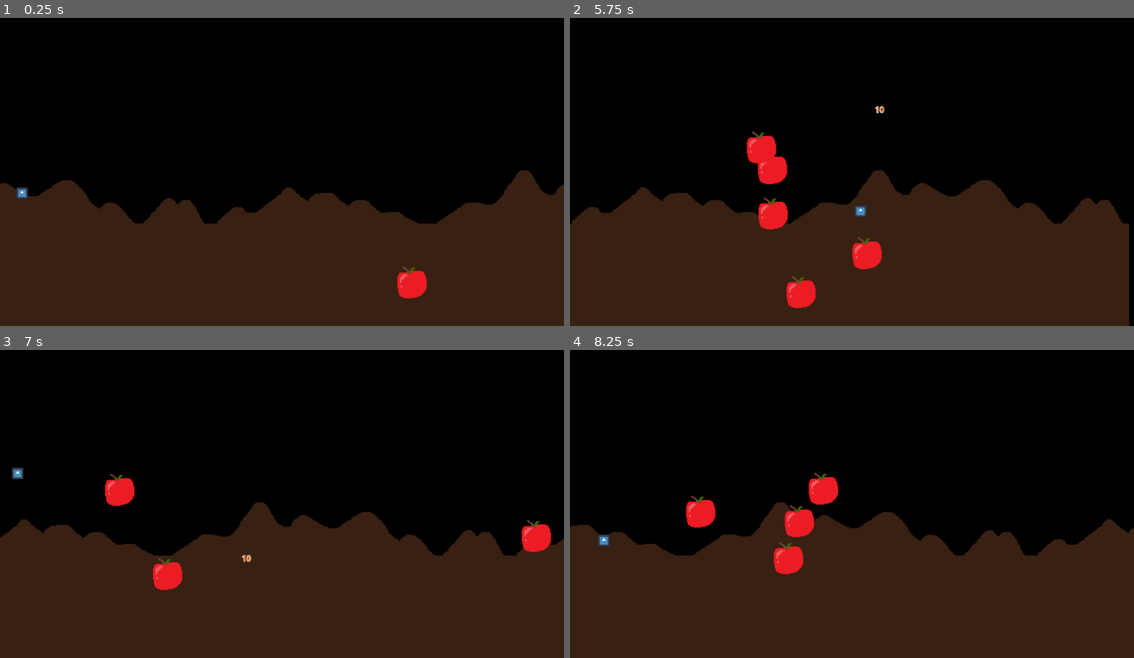
Above: before the commit, frames 1-4 (two rows, left to right).
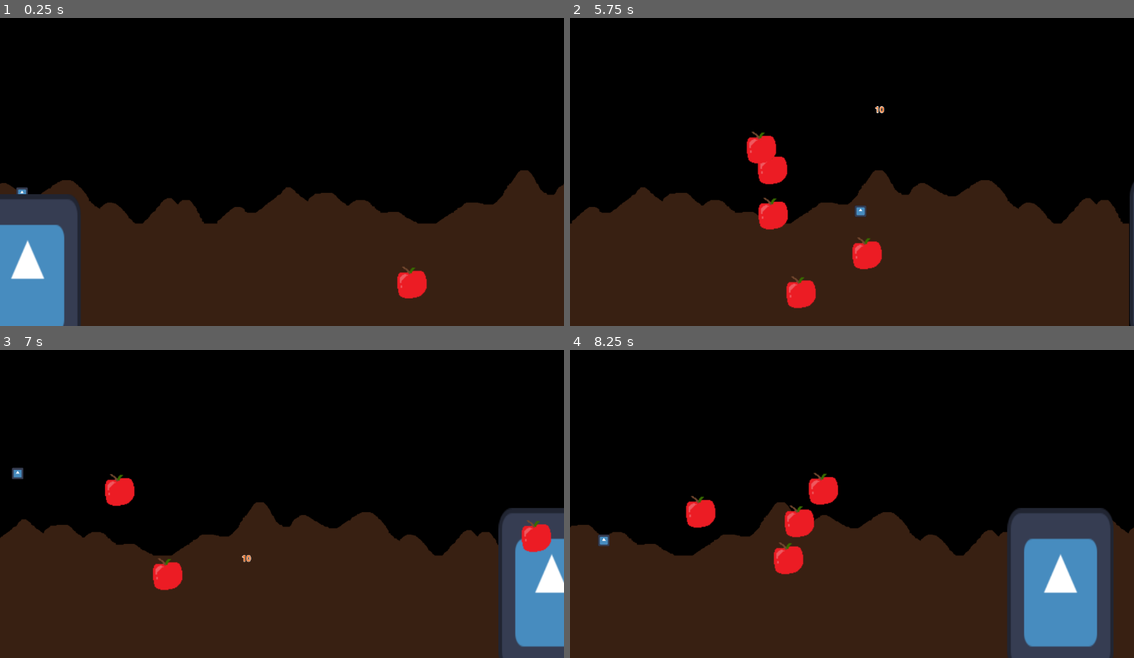
Above: after the commit, the same moments.

Repository: Kurooco/HonorsProject
Game: Godot game, scene res://globals/level_handler.tscn
Two runs of this game, one before a commit and one after it. Both use one fixed random seed, a clock stepped at 60 frames per second and the inputs below. The engine's default icon, where the game draws it, is replaced by a stand-in: a white triangle on a blue panel in a dark square.
Inputs:
- Up to frame 1 (0.25 s): no input
- Up to frame 2 (5.75 s): hold Right (right) 0.53-2.03 s; tap Up (jump) at 0.77, 1.52, 3.02, 3.77, 4.52 s; hold Left (left) 2.03-2.78 s; hold Right (right) 2.78-4.28 s; hold Left (left) 4.28-5.03 s; hold Right (right) from 5.03 s (still down)
- Up to frame 3 (7 s): release Right (right) at 5.78 s; hold Left (left) from 5.78 s (still down); tap Up (jump) at 6.02, 6.77 s
- Up to frame 4 (8.25 s): release Left (left) at 7.28 s; hold Right (right) from 7.28 s (still down); tap Up (jump) at 7.52 s

The runs differ from the first frame. In frame 1, 6.1% of the frame differs, in the area x 0-15%, y 57-100%; in frame 2, 0.3%; in frame 3, 5.2%; in frame 4, 9.1%, in the area x 77-97%, y 51-100%.

Commit message:
made acorn

Diff:
--- /dev/null
+++ b/scenes/level_objects/assist/acorn.gd
@@ -0,0 +1,15 @@
+extends "res://scenes/player/collectable.gd"
+
+const GRAVITY = 500
+
+var velocity : Vector2
+var birth_y : float
+
+func _ready():
+	birth_y = position.y
+
+func _process(delta):
+	velocity.y += delta*GRAVITY
+	position += velocity*delta
+	if(position.y > birth_y):
+		queue_free()
--- /dev/null
+++ b/scenes/level_objects/assist/acorn.tscn
@@ -0,0 +1,16 @@
+[gd_scene load_steps=5 format=3 uid="uid://oh37nacj7g3i"]
+
+[ext_resource type="PackedScene" uid="uid://cr4ob4hn7hybp" path="res://scenes/player/collectable.tscn" id="1_lol5v"]
+[ext_resource type="Texture2D" uid="uid://chaceujneqia" path="res://art/acorn.png" id="2_ce3kf"]
+[ext_resource type="Script" uid="uid://dwn852x1mhgua" path="res://scenes/level_objects/assist/acorn.gd" id="2_ihngi"]
+
+[sub_resource type="RectangleShape2D" id="RectangleShape2D_ihngi"]
+
+[node name="Acorn" instance=ExtResource("1_lol5v")]
+script = ExtResource("2_ihngi")
+
+[node name="Sprite2D" type="Sprite2D" parent="." index="0"]
+texture = ExtResource("2_ce3kf")
+
+[node name="CollisionShape2D" type="CollisionShape2D" parent="." index="1"]
+shape = SubResource("RectangleShape2D_ihngi")
--- a/scenes/level_objects/assist/food_spawner_copy.gd
+++ b/scenes/level_objects/assist/food_spawner_copy.gd
@@ -3,6 +3,7 @@
 @export var spawn_time = 1.0
 @export var y_range = Vector2(-300, -100)
 @export var x_range = Vector2(-30, 30)
+@export var spawn_item = preload("res://scenes/level_objects/assist/food.tscn")
 
 var start_x = 0
 var end_x = 0
@@ -21,7 +22,6 @@
 	start_x = max(start_point, get_viewport().get_camera_2d().position.x-get_viewport().size.x/2)
 	end_x = min(end_point, get_viewport().get_camera_2d().position.x+get_viewport().size.x/2)
 	adjusted_distance_ratio = (end_x-start_x)/get_viewport().size.x
-	print(adjusted_distance_ratio)
 
 func _on_timer_timeout():
 	if(adjusted_distance_ratio <= 0):
@@ -32,7 +32,7 @@
 	$Point2.global_position.x = end_x
 
 	$PathFollow2D.progress_ratio = randf_range((start_x-start_point)/distance, ((end_x-start_point))/distance)
-	var new_food = load("res://scenes/level_objects/assist/food.tscn").instantiate()
+	var new_food = spawn_item.instantiate()
 	new_food.global_position = $PathFollow2D.global_position
 	new_food.velocity.y = randf_range(y_range.x, y_range.y)
 	new_food.velocity.x = randf_range(x_range.x, x_range.y)
--- a/scenes/levels/level_1.tscn
+++ b/scenes/levels/level_1.tscn
@@ -1,7 +1,8 @@
-[gd_scene load_steps=7 format=3 uid="uid://ctkfbpows8frn"]
+[gd_scene load_steps=8 format=3 uid="uid://ctkfbpows8frn"]
 
 [ext_resource type="PackedScene" uid="uid://bkj34yi74b4m7" path="res://scenes/player/player.tscn" id="1_ksju7"]
 [ext_resource type="Script" uid="uid://bue5n6qihlk4c" path="res://scenes/levels/level_1.gd" id="1_x42e6"]
+[ext_resource type="Texture2D" uid="uid://bc4d1grhqpqah" path="res://art/icon.svg" id="3_6761a"]
 [ext_resource type="PackedScene" uid="uid://c64x5ruyxsgfq" path="res://scenes/level_objects/assist/food_spawner.tscn" id="3_nsrm0"]
 [ext_resource type="Texture2D" uid="uid://f6ekqhi8ot83" path="res://art/parallax.png" id="5_6761a"]
 
@@ -29,6 +30,45 @@
 position = Vector2(-762.625, 394.25)
 shape = SubResource("RectangleShape2D_ksju7")
 
+[node name="Sprite2D" type="Sprite2D" parent="StaticBody2D"]
+position = Vector2(-762.5, 399)
+scale = Vector2(1.69531, 2.625)
+texture = ExtResource("3_6761a")
+
+[node name="Platform" type="StaticBody2D" parent="."]
+position = Vector2(1251, 185)
+metadata/_edit_group_ = true
+
+[node name="Sprite2D" type="Sprite2D" parent="Platform"]
+scale = Vector2(1.69531, 2.625)
+texture = ExtResource("3_6761a")
+
+[node name="CollisionShape2D" type="CollisionShape2D" parent="Platform"]
+shape = SubResource("RectangleShape2D_ksju7")
+
+[node name="Platform2" type="StaticBody2D" parent="."]
+position = Vector2(1729, 285)
+metadata/_edit_group_ = true
+
+[node name="Sprite2D" type="Sprite2D" parent="Platform2"]
+scale = Vector2(1.69531, 2.625)
+texture = ExtResource("3_6761a")
+
+[node name="CollisionShape2D" type="CollisionShape2D" parent="Platform2"]
+shape = SubResource("RectangleShape2D_ksju7")
+
+[node name="Platform3" type="StaticBody2D" parent="."]
+position = Vector2(2051, 166)
+scale = Vector2(1, 1.5)
+metadata/_edit_group_ = true
+
+[node name="Sprite2D" type="Sprite2D" parent="Platform3"]
+scale = Vector2(1.69531, 2.625)
+texture = ExtResource("3_6761a")
+
+[node name="CollisionShape2D" type="CollisionShape2D" parent="Platform3"]
+shape = SubResource("RectangleShape2D_ksju7")
+
 [node name="FoodSpawner" parent="." instance=ExtResource("3_nsrm0")]
 position = Vector2(544.08, 62.5631)
 curve = SubResource("Curve2D_nsrm0")
--- /dev/null
+++ b/scenes/player/collectable.gd
@@ -0,0 +1,13 @@
+extends Area2D
+class_name Collectable
+
+@export var particles : CPUParticles2D
+
+signal collected
+
+func collect():
+	if(is_instance_valid(particles)):
+		remove_child(particles)
+		particles.global_position = global_position
+		get_tree().current_scene.add_child(particles)
+	collected.emit()
--- /dev/null
+++ b/scenes/player/collectable.tscn
@@ -0,0 +1,6 @@
+[gd_scene load_steps=2 format=3 uid="uid://cr4ob4hn7hybp"]
+
+[ext_resource type="Script" uid="uid://brpwrlq88ryfs" path="res://scenes/player/collectable.gd" id="1_w2j8r"]
+
+[node name="Collectable" type="Area2D"]
+script = ExtResource("1_w2j8r")
Binary file added: art/acorn.png
Not shown, added: art/acorn.png.import
Not shown, added: scenes/level_objects/assist/acorn.gd.uid
Not shown, added: scenes/player/collectable.gd.uid
